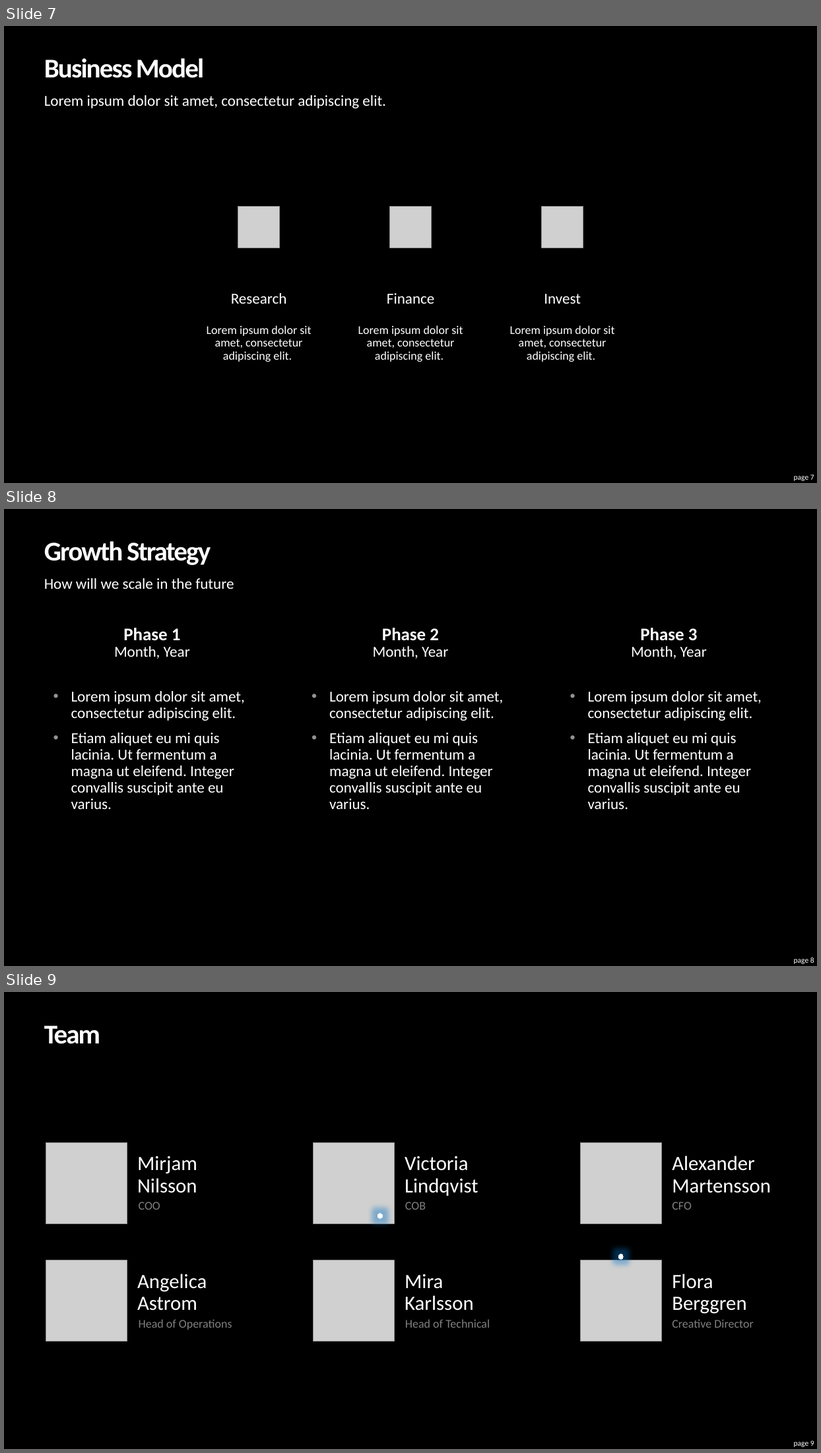
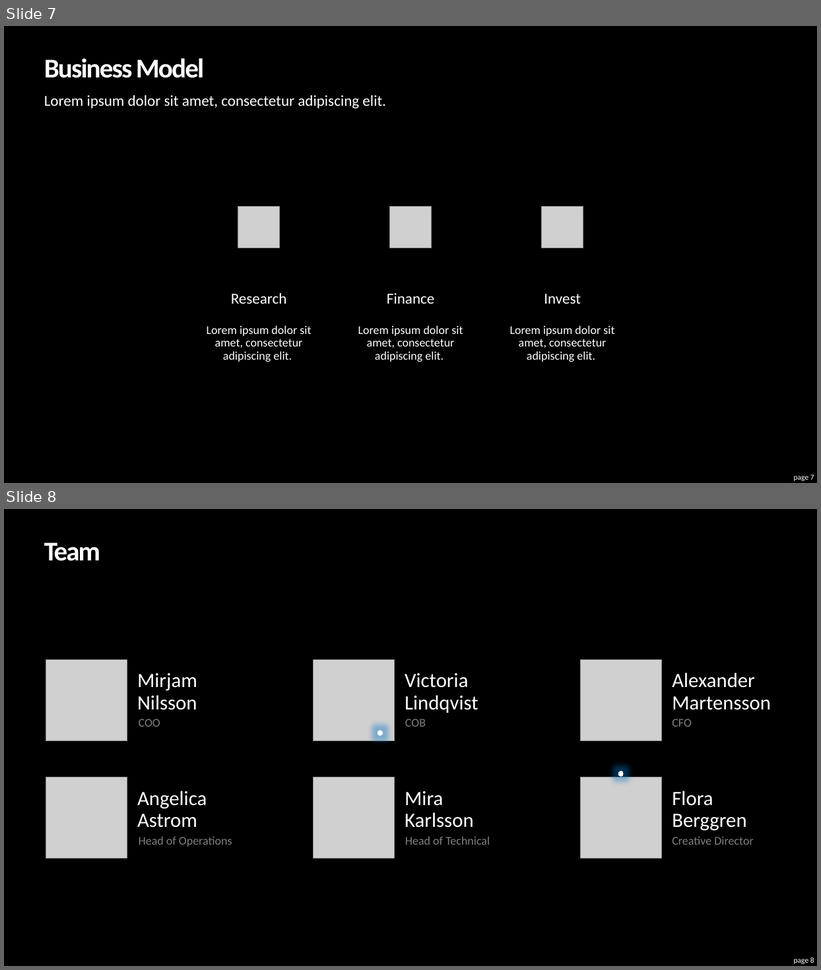
Before and after one commit to adityadutta/BostonHacksFall18, a slide deck: PITCH/Pitch.pptx. Shown one above the other, each under a label of ours: slides 7, 8 and 9 before the commit, slides 7 and 8 after it. The pictures are 821x1453 and 821x970 pixels, drawn with LibreOffice and Linux fonts; fonts in the diff are those of the drawing; grey boxes stand for pictures. Boxes give left, top, right and bottom in pixels: in the first picture for what was removed or moved away, otherwise in the second. Text is boxed around its words. In the diff, an @@ line names an element or a change of style, - is before the commit and + after.

```diff
--- a/PITCH/Pitch.pptx
+++ b/PITCH/Pitch.pptx
@@ slide 8 removed at bbox=[4, 509, 817, 966], background #000000 @@
@@ title removed at bbox=[44, 541, 211, 565] @@
-Growth Strategy
@@ text removed at bbox=[44, 578, 234, 589] @@
-How will we scale in the future
@@ text removed at bbox=[114, 628, 190, 659] @@
-Phase 1
-Month, Year
@@ text removed at bbox=[373, 628, 448, 659] @@
-Phase 2
-Month, Year
@@ text removed at bbox=[631, 628, 707, 659] @@
-Phase 3
-Month, Year
@@ text removed at bbox=[71, 691, 245, 809] @@
-• Lorem ipsum dolor sit amet, consectetur adipiscing elit.
-• Etiam aliquet eu mi quis lacinia. Ut fermentum a magna ut eleifend. Integer convallis suscipit ante eu varius.
@@ text removed at bbox=[329, 691, 503, 809] @@
-• Lorem ipsum dolor sit amet, consectetur adipiscing elit.
-• Etiam aliquet eu mi quis lacinia. Ut fermentum a magna ut eleifend. Integer convallis suscipit ante eu varius.
@@ text removed at bbox=[588, 691, 762, 809] @@
-• Lorem ipsum dolor sit amet, consectetur adipiscing elit.
-• Etiam aliquet eu mi quis lacinia. Ut fermentum a magna ut eleifend. Integer convallis suscipit ante eu varius.
@@ page number removed at bbox=[794, 958, 814, 964] @@
-page 8
@@ what was slide 9 is now slide 8 @@
@@ page number at bbox=[794, 958, 814, 964]: text changed @@
-page 9
+page 8
```
Also in this commit, not shown: 1 slide changed, 1 slide added, 1 other slide removed, 3 other files.
